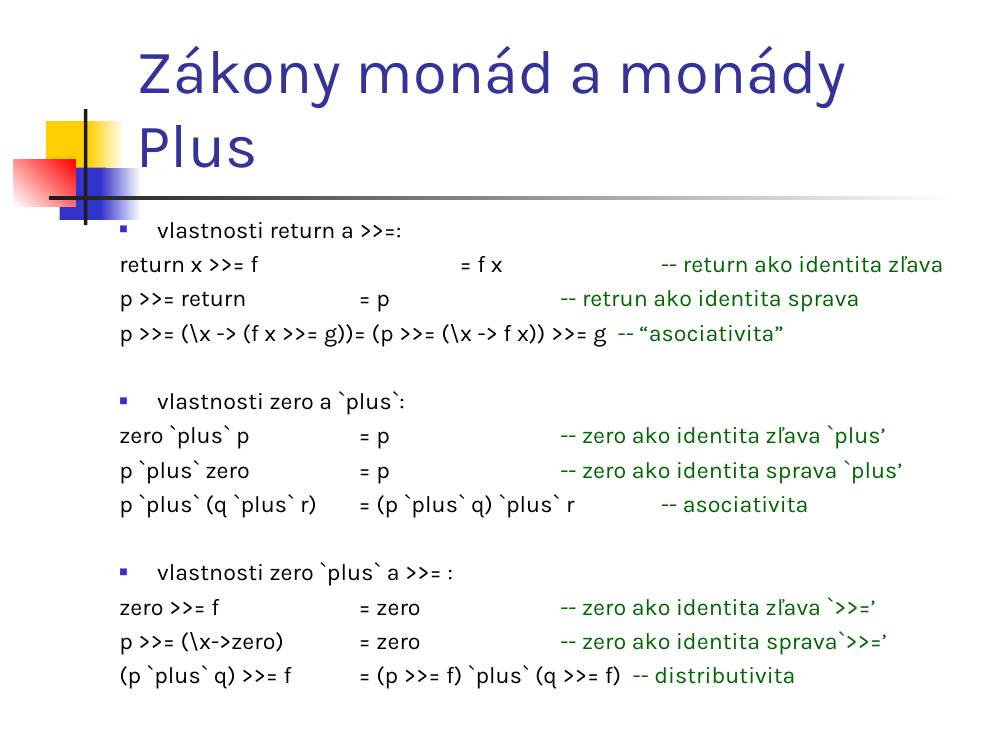
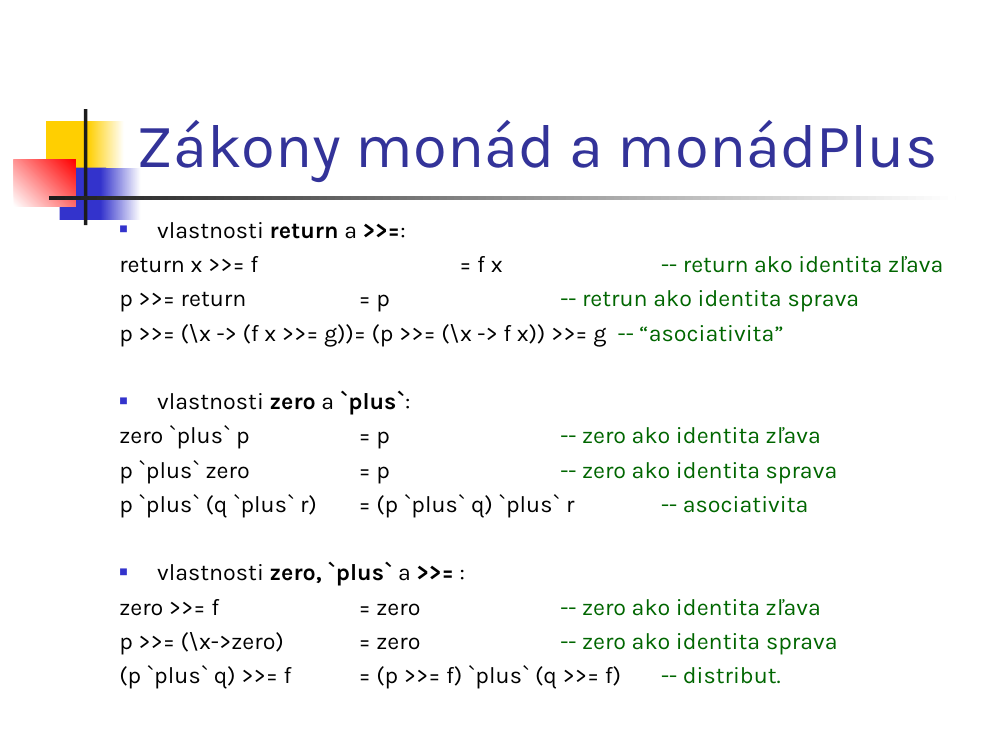
Before and after one commit to Funkcionalne/Prednasky, a slide deck: slide 24 of 12/12_fpro.ppt (slide 7 before the commit). Drawn at 1008x756 pixels with LibreOffice and Linux fonts; fonts in the diff are those of the drawing. Boxes give left, top, right and bottom in pixels: in the first picture for what was removed or moved away, otherwise in the second. Text is boxed around its words. In the diff, an @@ line names an element or a change of style, - is before the commit and + after.

```diff
--- a/12/12_fpro.ppt
+++ b/12/12_fpro.ppt
@@ title at bbox=[137, 120, 938, 182]: text changed @@
-Zákony monád a monády Plus
+Zákony monád a monádPlus
@@ text at bbox=[157, 222, 410, 415]: bold on in "return >>=:", "zero `plus`:" @@
@@ text at bbox=[119, 425, 838, 483]: text changed @@
-zero `plus` p = p -- zero ako identita zľava `plus’
-p `plus` zero = p -- zero ako identita sprava `plus’
+zero `plus` p = p -- zero ako identita zľava
+p `plus` zero = p -- zero ako identita sprava
@@ text at bbox=[119, 562, 838, 689]: text changed @@
-■ vlastnosti zero `plus` a >>= :
-zero >>= f = zero -- zero ako identita zľava `>>=’
-p >>= (\x->zero) = zero -- zero ako identita sprava`>>=’
-(p `plus` q) >>= f = (p >>= f) `plus` (q >>= f) -- distributivita
+■ vlastnosti zero, `plus` a >>= :
+zero >>= f = zero -- zero ako identita zľava
+p >>= (\x->zero) = zero -- zero ako identita sprava
+(p `plus` q) >>= f = (p >>= f) `plus` (q >>= f) -- distribut.
```
Also in this commit, not shown: 24 other slides changed, 23 slides added, 11 slides removed, 7 other files.
